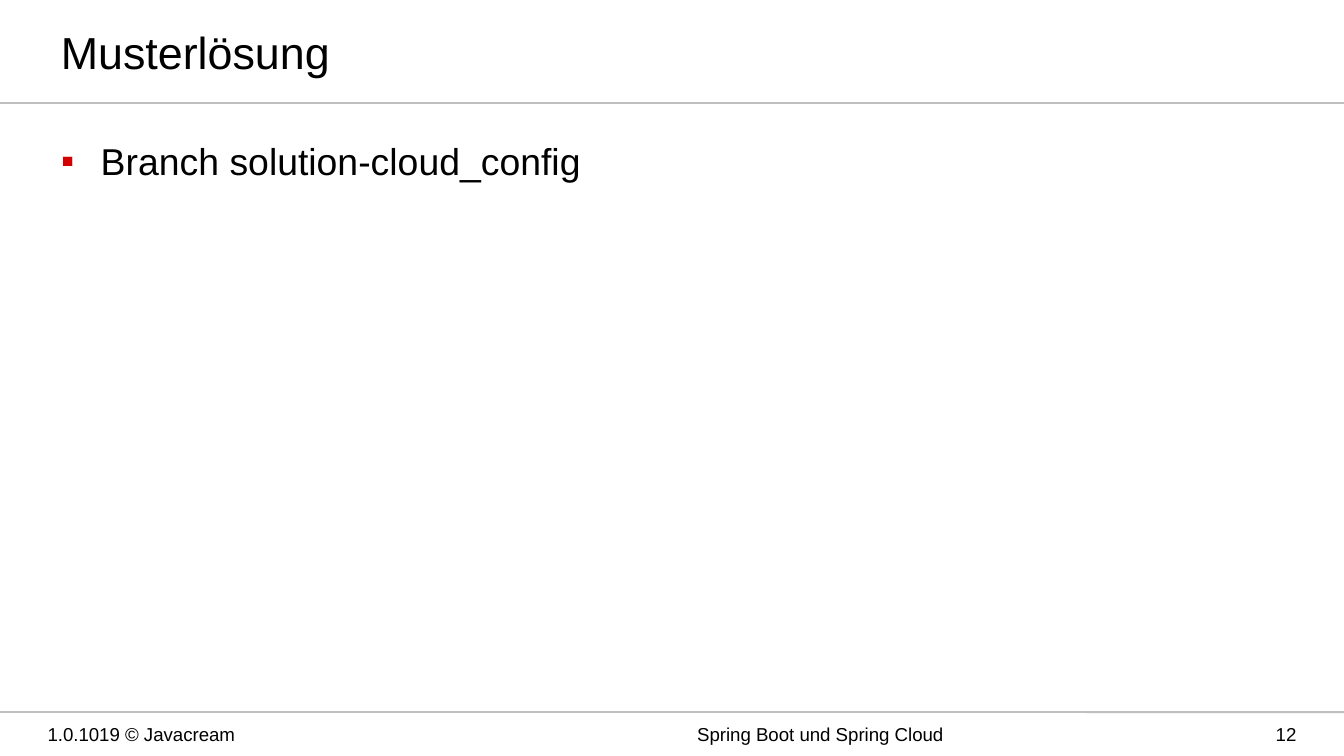
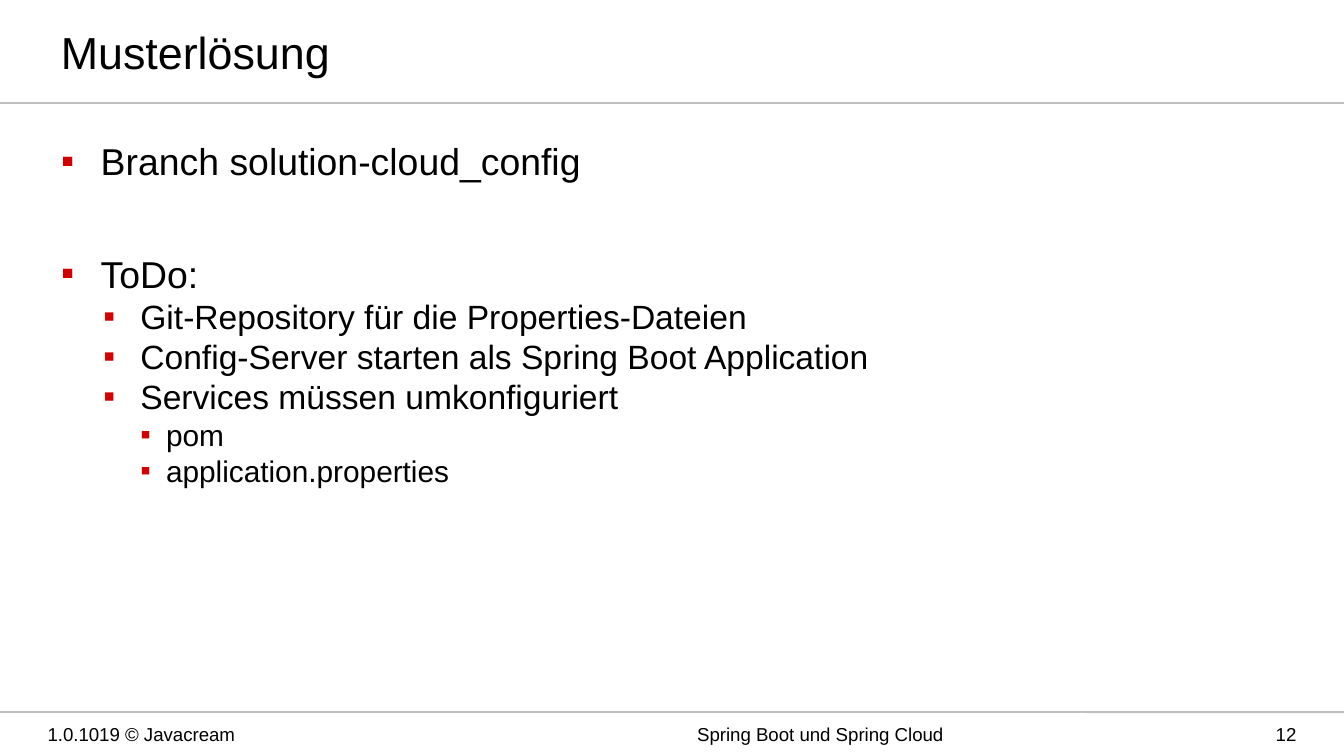
Before and after one commit to Integrata-Cegos/Techem_16.3.2020, a slide deck: slide 12 of Techem Spring Cloud.pptx. Drawn at 1344x756 pixels with LibreOffice and Linux fonts; fonts in the diff are those of the drawing; background and template pictures are left out. Boxes give left, top, right and bottom in pixels: in the first picture for what was removed or moved away, otherwise in the second. Text is boxed around its words. In the diff, an @@ line names an element or a change of style, - is before the commit and + after.

Commit message:
add presentation for spring cloud config

```diff
--- a/Techem Spring Cloud.pptx
+++ b/Techem Spring Cloud.pptx
@@ text at (101, 262, 868, 487): paragraphs added @@
+▪ ToDo:
+  ▪ Git-Repository für die Properties-Dateien
+  ▪ Config-Server starten als Spring Boot Application
+  ▪ Services müssen umkonfiguriert
+    ▪ pom
+    ▪ application.properties
```
Also in this commit, not shown: 1 other slide changed.
